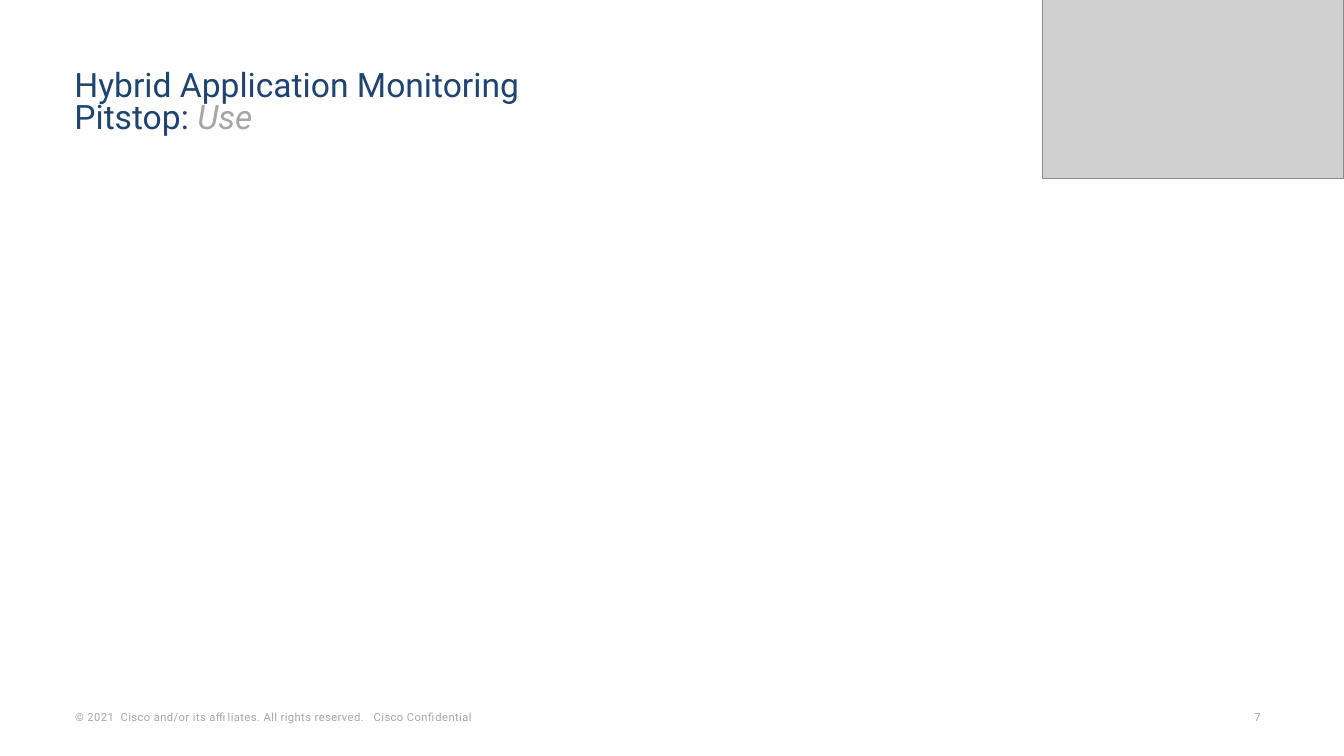
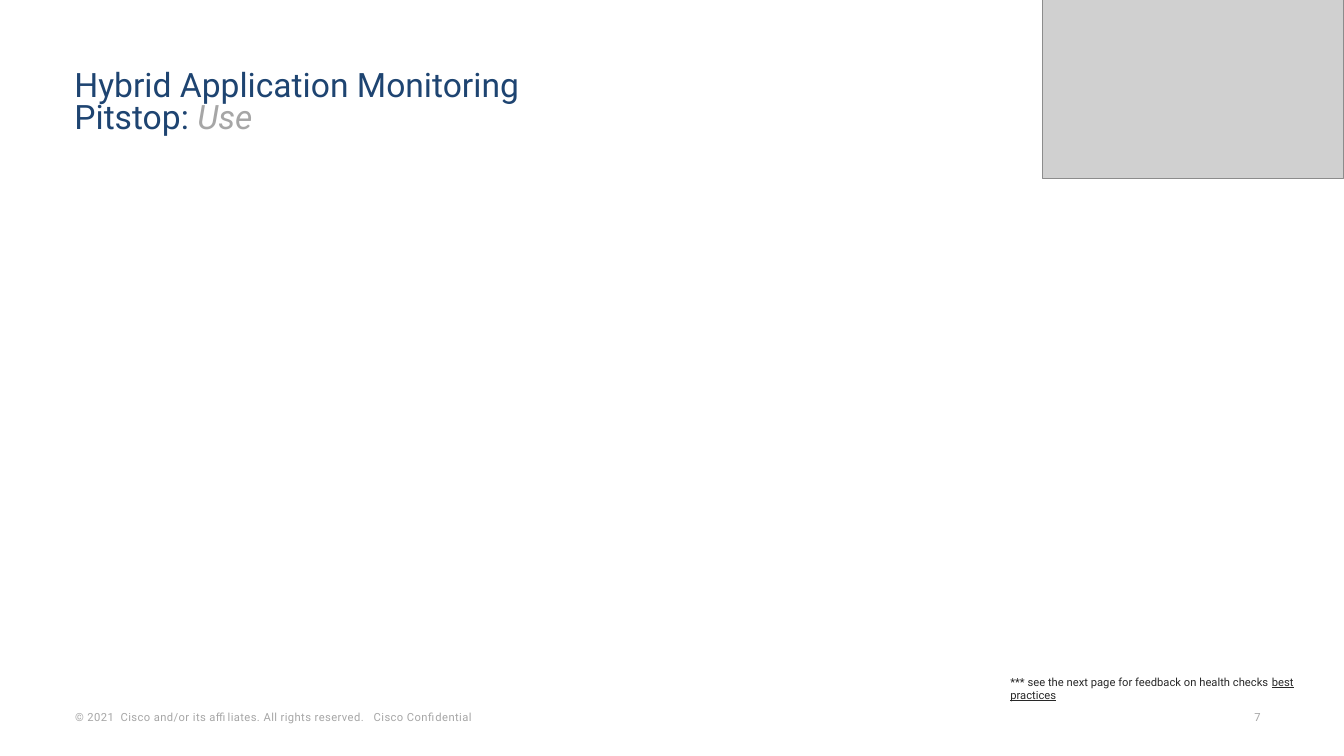
Before and after one commit to Appdynamics/config-assessment-tool, a slide deck: slide 7 of backend/resources/pptAssets/HybridApplicationMonitoringUseCase_template.pptx. Drawn at 1344x756 pixels with LibreOffice and Linux fonts; fonts in the diff are those of the drawing; grey boxes stand for pictures; background and template pictures are left out. Boxes give left, top, right and bottom in pixels: in the first picture for what was removed or moved away, otherwise in the second. Text is boxed around its words. In the diff, an @@ line names an element or a change of style, - is before the commit and + after.

```diff
--- a/backend/resources/pptAssets/HybridApplicationMonitoringUseCase_template.pptx
+++ b/backend/resources/pptAssets/HybridApplicationMonitoringUseCase_template.pptx
@@ text added at bbox=[1010, 677, 1294, 702], 8 pt, text #282828 @@
+*** see the next page for feedback on health checks best practices
```
Also in this commit, not shown: 5 other slides changed, 4 other files.
